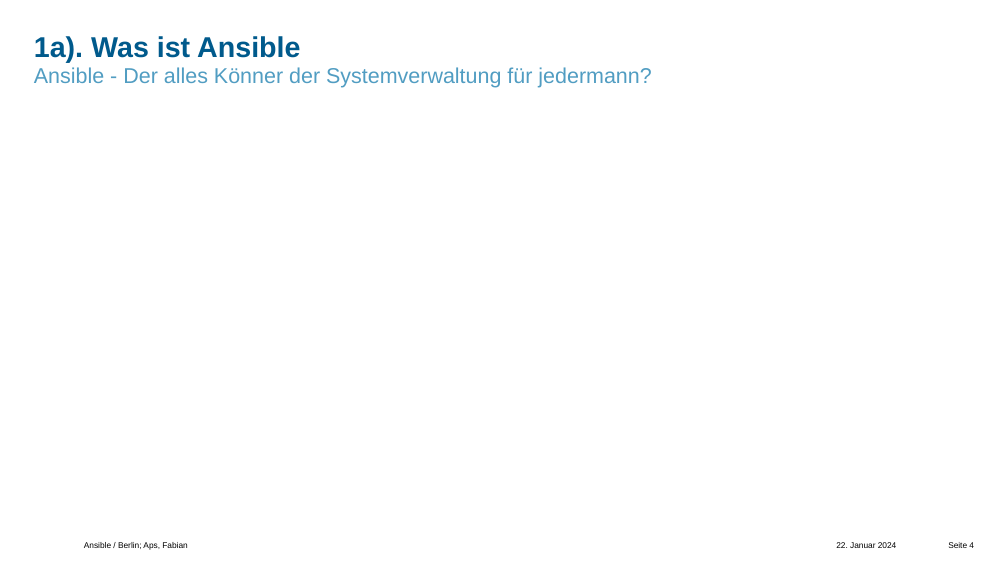
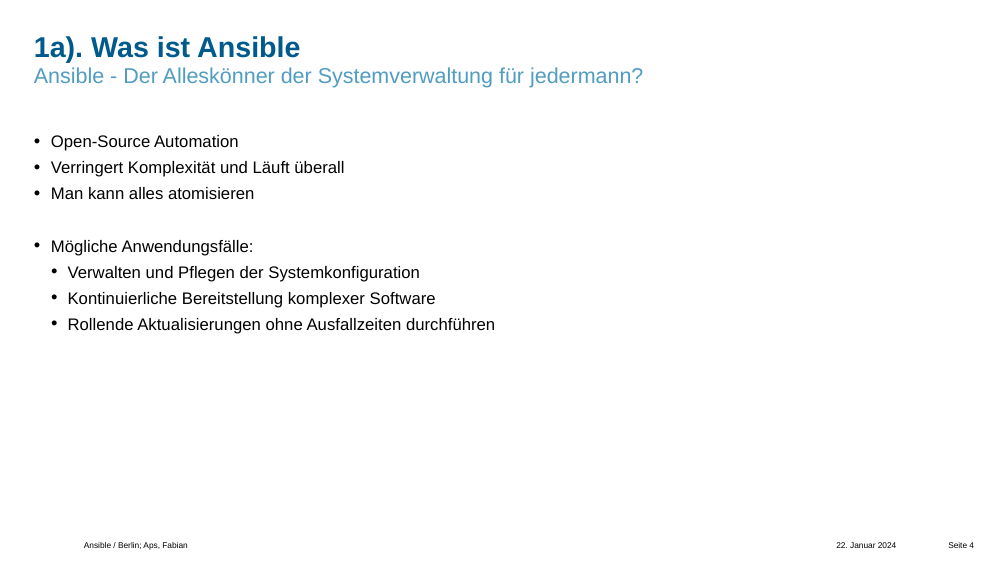
Before and after one commit to comboomPunkTsucht/OSZIMT-repo-ITA12_aps, a slide deck: slide 4 of Drites AusbildungsJahr/Ansible-ITA12-Aps,Fabian-KfW.pptx. Drawn at 1008x567 pixels with LibreOffice and Linux fonts; fonts in the diff are those of the drawing; background and template pictures are left out. Boxes give left, top, right and bottom in pixels: in the first picture for what was removed or moved away, otherwise in the second. Text is boxed around its words. In the diff, an @@ line names an element or a change of style, - is before the commit and + after.

```diff
--- a/Drites AusbildungsJahr/Ansible-ITA12-Aps,Fabian-KfW.pptx
+++ b/Drites AusbildungsJahr/Ansible-ITA12-Aps,Fabian-KfW.pptx
@@ text at box(34, 67, 643, 88): text changed @@
-Ansible - Der alles Könner der Systemverwaltung für jedermann?
+Ansible - Der Alleskönner der Systemverwaltung für jedermann?
@@ text added at box(51, 135, 495, 334), 14 pt, text #000000 @@
+• Open-Source Automation
+• Verringert Komplexität und Läuft überall
+• Man kann alles atomisieren
+• Mögliche Anwendungsfälle:
+  • Verwalten und Pflegen der Systemkonfiguration
+  • Kontinuierliche Bereitstellung komplexer Software
+  • Rollende Aktualisierungen ohne Ausfallzeiten durchführen
```
Also in this commit, not shown: 5 other slides changed, 2 slides added, 1 other file.
